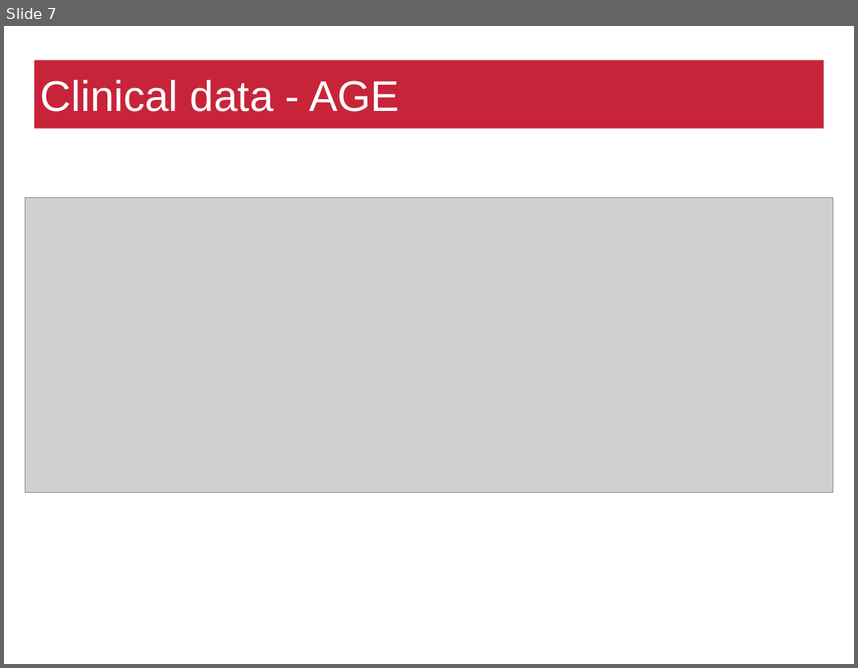
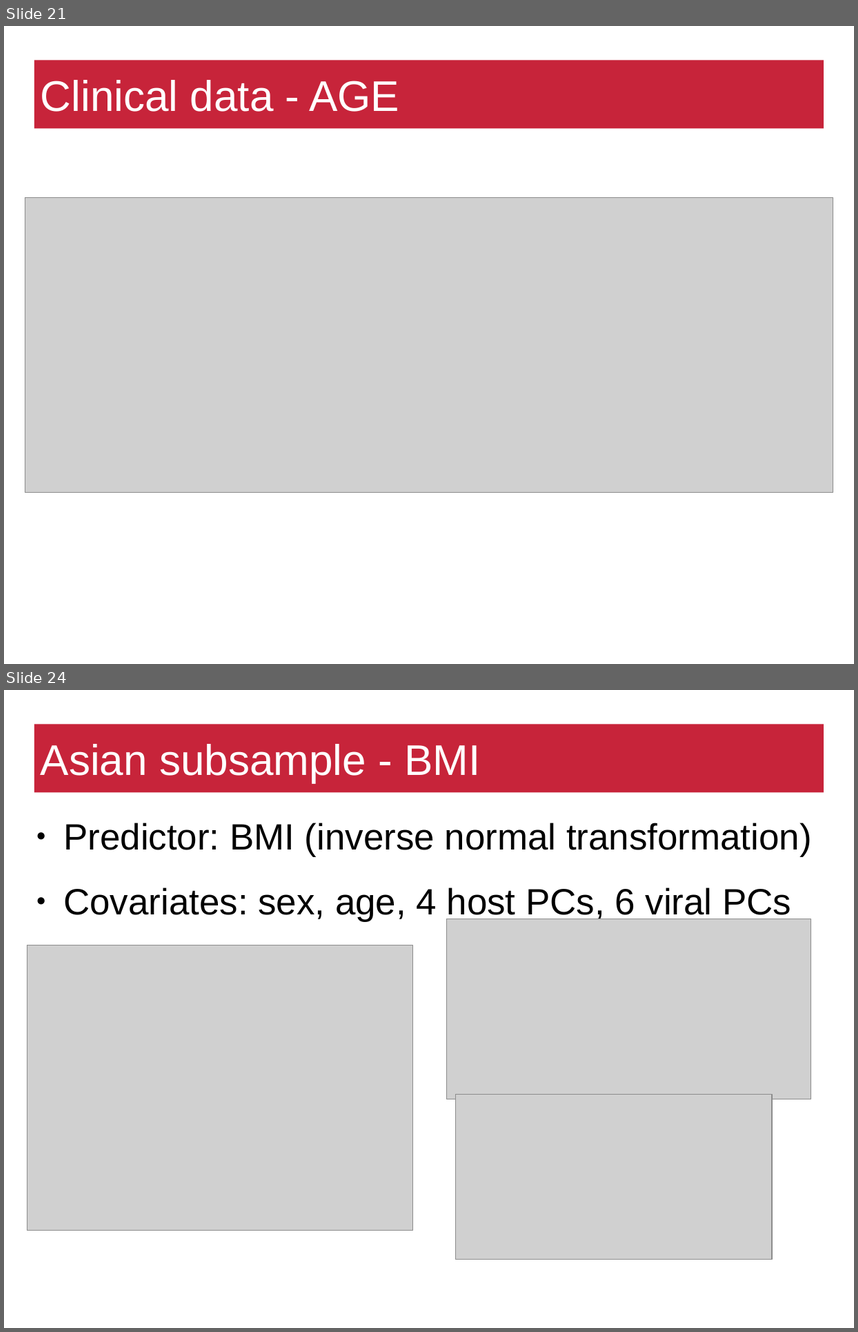
Before and after one commit to matthiaszeller/HBV, a slide deck: Presentation.odp. Shown one above the other, each under a label of ours: slide 7 before the commit, slides 21 and 24 after it; the slides between them are not shown. The pictures are 858x668 and 858x1332 pixels, drawn with LibreOffice and Linux fonts; fonts in the diff are those of the drawing; grey boxes stand for pictures; background and template pictures are left out. Boxes give left, top, right and bottom in pixels: in the first picture for what was removed or moved away, otherwise in the second. Text is boxed around its words. In the diff, an @@ line names an element or a change of style, - is before the commit and + after.

```diff
--- a/Presentation.odp
+++ b/Presentation.odp
@@ slide 24 added at (4, 690, 854, 1328), background #FFFFFF @@
@@ title added at (34, 724, 824, 793), fill #C7243A, 40 pt, text #FFFFFF @@
+Asian subsample - BMI
@@ text added at (63, 822, 812, 921), 34.1 pt, text #000000 @@
+● Predictor: BMI (inverse normal transformation)
+● Covariates: sex, age, 4 host PCs, 6 viral PCs
@@ picture added at (447, 919, 811, 1099) @@
@@ picture added at (27, 945, 413, 1230) @@
@@ picture added at (456, 1094, 772, 1259) @@
@@ page number added at (648, 1283, 846, 1327), 14 pt, text #FFFFFF @@
+24
@@ what was slide 7 is now slide 21 @@
```
Also in this commit, not shown: 9 slides changed, 8 other slides added, 2 slides removed.
